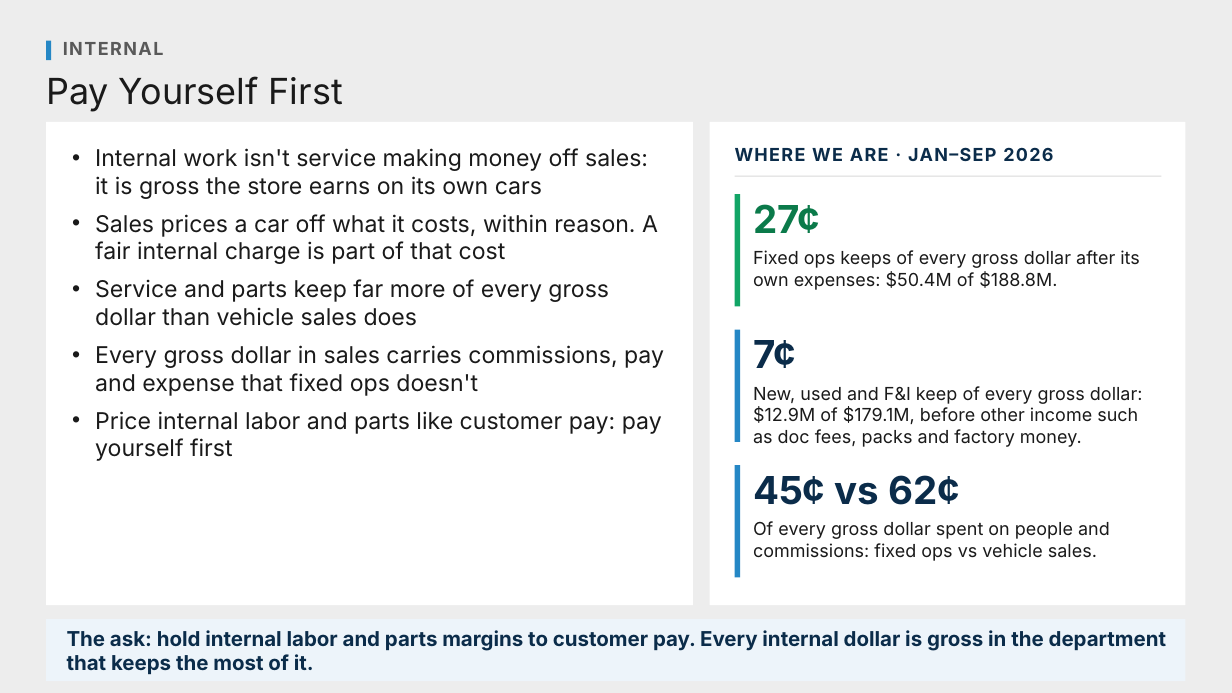
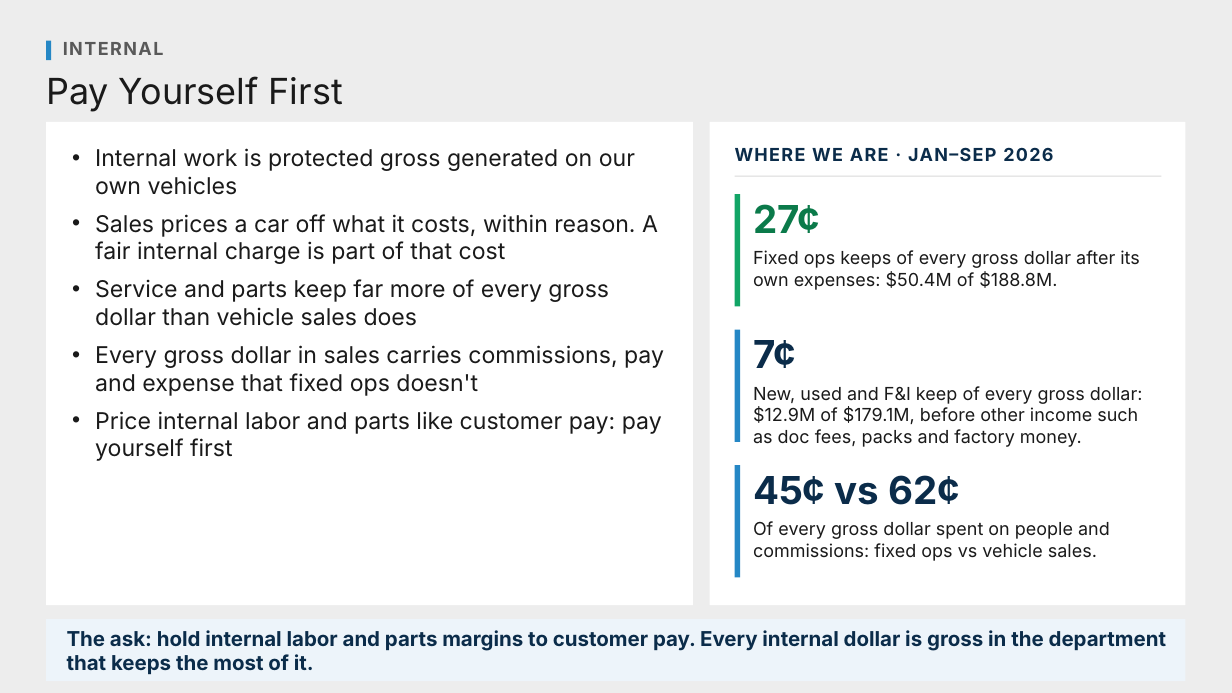
Before and after one commit to Ndresner/Noah, a slide deck: slide 113 of day2-deck/decks/Fixed Ops - Day 2 Example Test Deck.pptx. Drawn at 1232x693 pixels with LibreOffice and Linux fonts; fonts in the diff are those of the drawing. Boxes give left, top, right and bottom in pixels: in the first picture for what was removed or moved away, otherwise in the second. Text is boxed around its words. In the diff, an @@ line names an element or a change of style, - is before the commit and + after.

```diff
--- a/day2-deck/decks/Fixed Ops - Day 2 Example Test Deck.pptx
+++ b/day2-deck/decks/Fixed Ops - Day 2 Example Test Deck.pptx
@@ text at (95, 148, 635, 195): text changed @@
-• Internal work isn't service making money off sales: it is gross the store earns on its own cars
+• Internal work is protected gross generated on our own vehicles
```
Also in this commit, not shown: 2 other slides changed, 7 other files.
